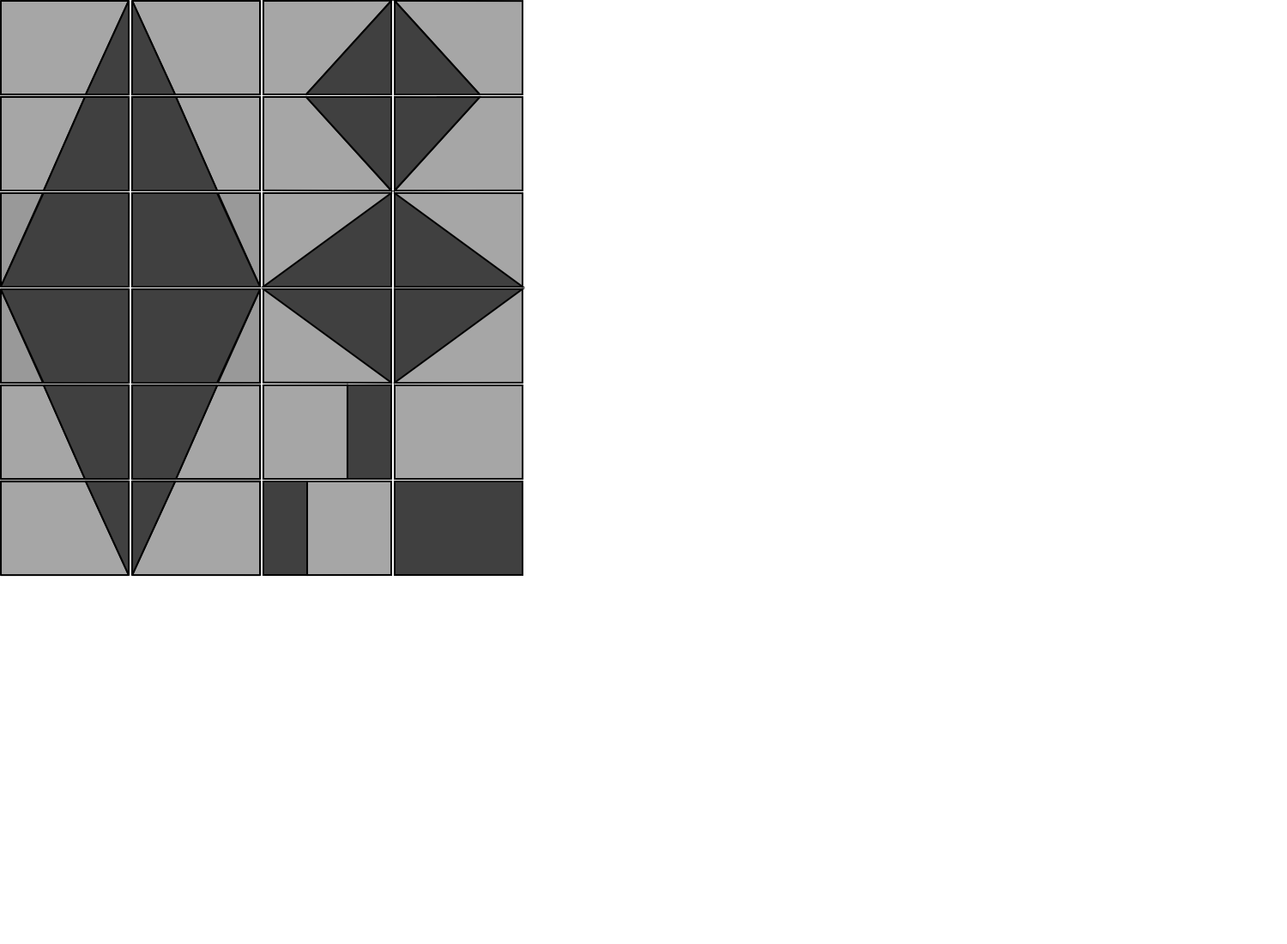
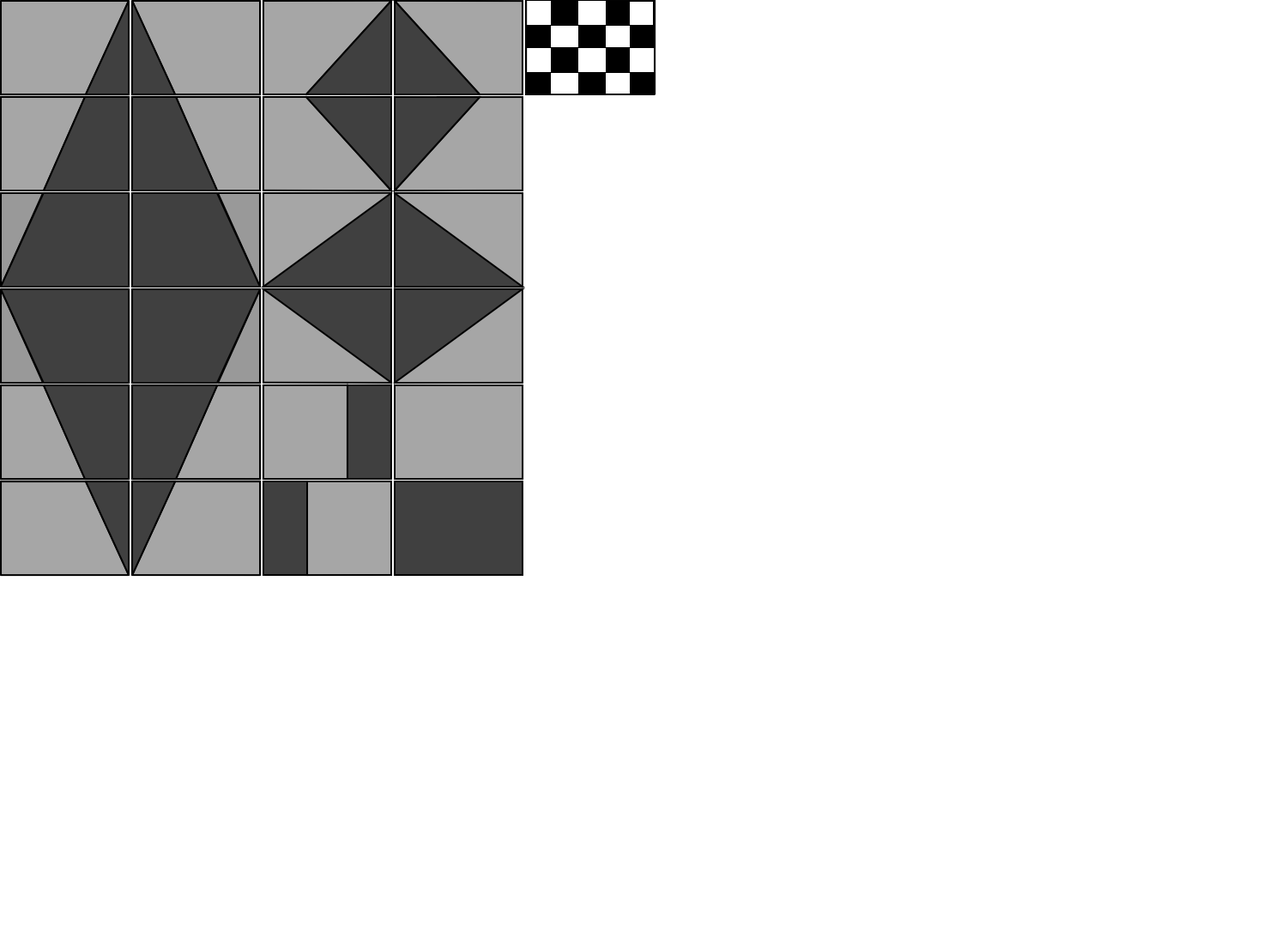
The second 1287 × 944 image is a revision of the first. Changes to its layers:
added layer "Finish" above "VertR" over left=525, top=0, right=657, bottom=96
